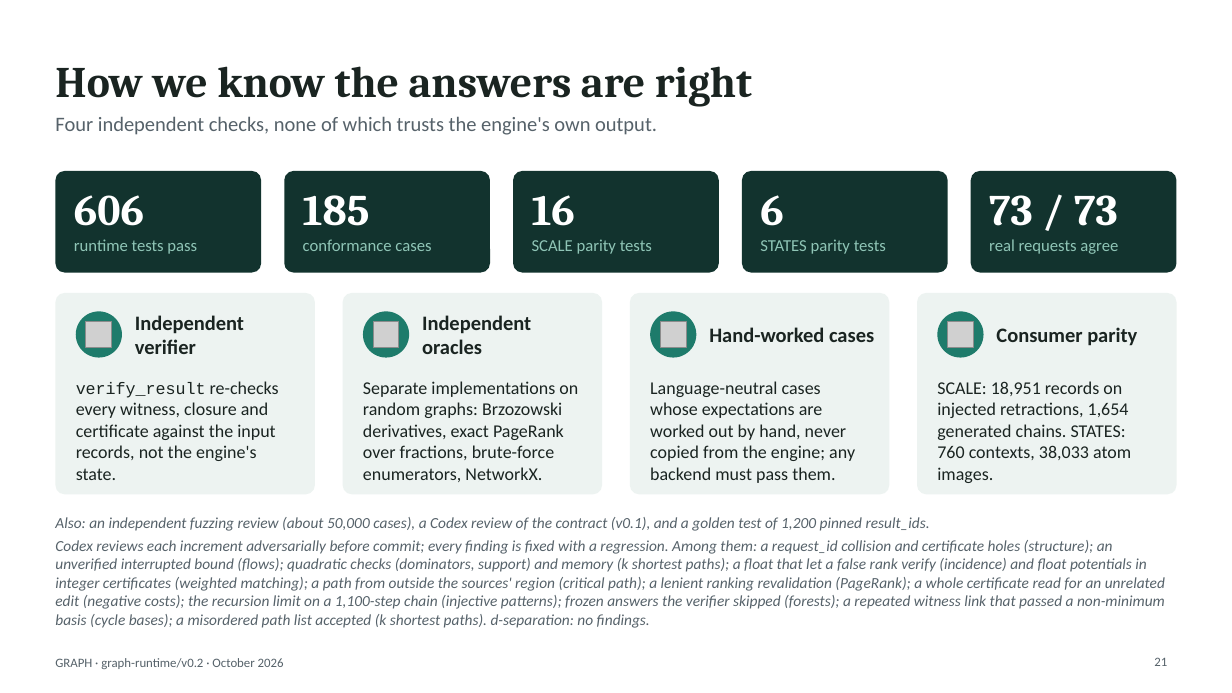
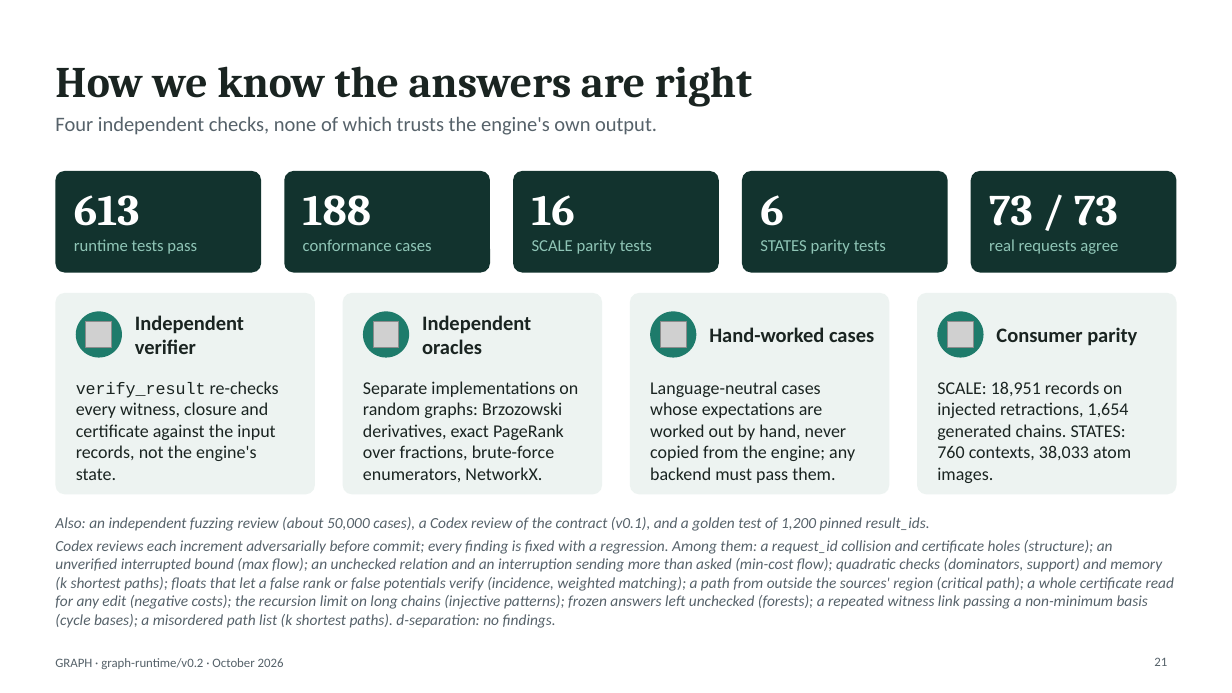
Before and after one commit to hlxin/graph, a slide deck: slide 21 of docs/GRAPH_slides.pptx. Drawn at 1232x693 pixels with LibreOffice and Linux fonts; fonts in the diff are those of the drawing; grey boxes stand for pictures. Boxes give left, top, right and bottom in pixels: in the first picture for what was removed or moved away, otherwise in the second. Text is boxed around its words. In the diff, an @@ line names an element or a change of style, - is before the commit and + after.

```diff
--- a/docs/GRAPH_slides.pptx
+++ b/docs/GRAPH_slides.pptx
@@ text at (x1=74, y1=195, x2=140, y2=226): text changed @@
-606
+613
@@ text at (x1=303, y1=195, x2=371, y2=226): text changed @@
-185
+188
@@ text at (x1=55, y1=540, x2=1174, y2=628): text changed @@
-Codex reviews each increment adversarially before commit; every finding is fixed with a regression. Among them: a request_id collision and certificate holes (structure); an unverified interrupted bound (flows); quadratic checks (dominators, support) and memory (k shortest paths); a float that let a false rank verify (incidence) and float potentials in integer certificates (weighted matching); a path from outside the sources' region (critical path); a lenient ranking revalidation (PageRank); a whole certificate read for an unrelated edit (negative costs); the recursion limit on a 1,100-step chain (injective patterns); frozen answers the verifier skipped (forests); a repeated witness link that passed a non-minimum basis (cycle bases); a misordered path list accepted (k shortest paths). d-separation: no findings.
+Codex reviews each increment adversarially before commit; every finding is fixed with a regression. Among them: a request_id collision and certificate holes (structure); an unverified interrupted bound (max flow); an unchecked relation and an interruption sending more than asked (min-cost flow); quadratic checks (dominators, support) and memory (k shortest paths); floats that let a false rank or false potentials verify (incidence, weighted matching); a path from outside the sources' region (critical path); a whole certificate read for any edit (negative costs); the recursion limit on long chains (injective patterns); frozen answers left unchecked (forests); a repeated witness link passing a non-minimum basis (cycle bases); a misordered path list (k shortest paths). d-separation: no findings.
```
Also in this commit, not shown: 7 other slides changed, 3 other files.
